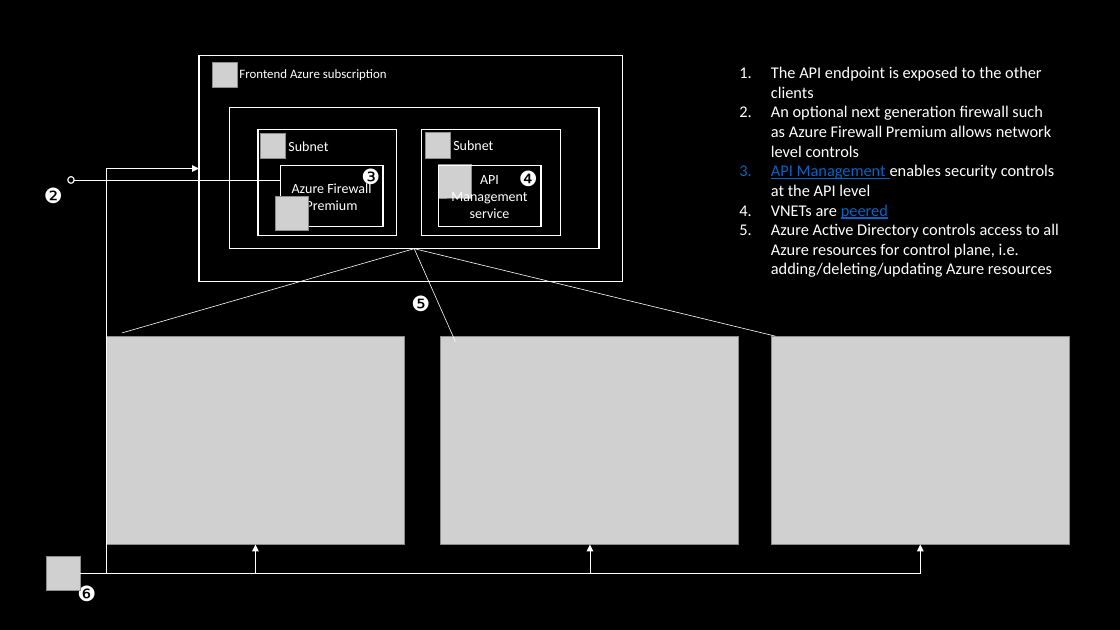
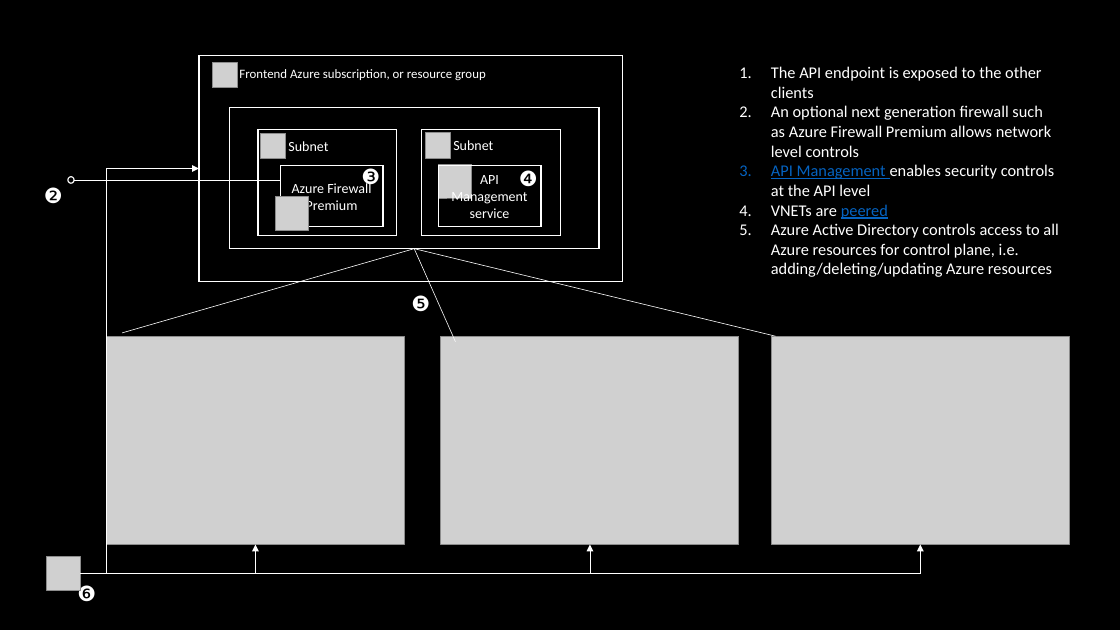
Before and after one commit to Ercenk/aoaiprivatelink, a slide deck: slide 3 of Assets/Exposing Azure OpenAI service.pptx. Drawn at 1120x630 pixels with LibreOffice and Linux fonts; fonts in the diff are those of the drawing; grey boxes stand for pictures. Boxes give left, top, right and bottom in pixels: in the first picture for what was removed or moved away, otherwise in the second. Text is boxed around its words. In the diff, an @@ line names an element or a change of style, - is before the commit and + after.

```diff
--- a/Assets/Exposing Azure OpenAI service.pptx
+++ b/Assets/Exposing Azure OpenAI service.pptx
@@ text at box(239, 69, 486, 80): text changed @@
-Frontend Azure subscription
+Frontend Azure subscription, or resource group
```
Also in this commit, not shown: 5 other slides changed, 9 other files.
